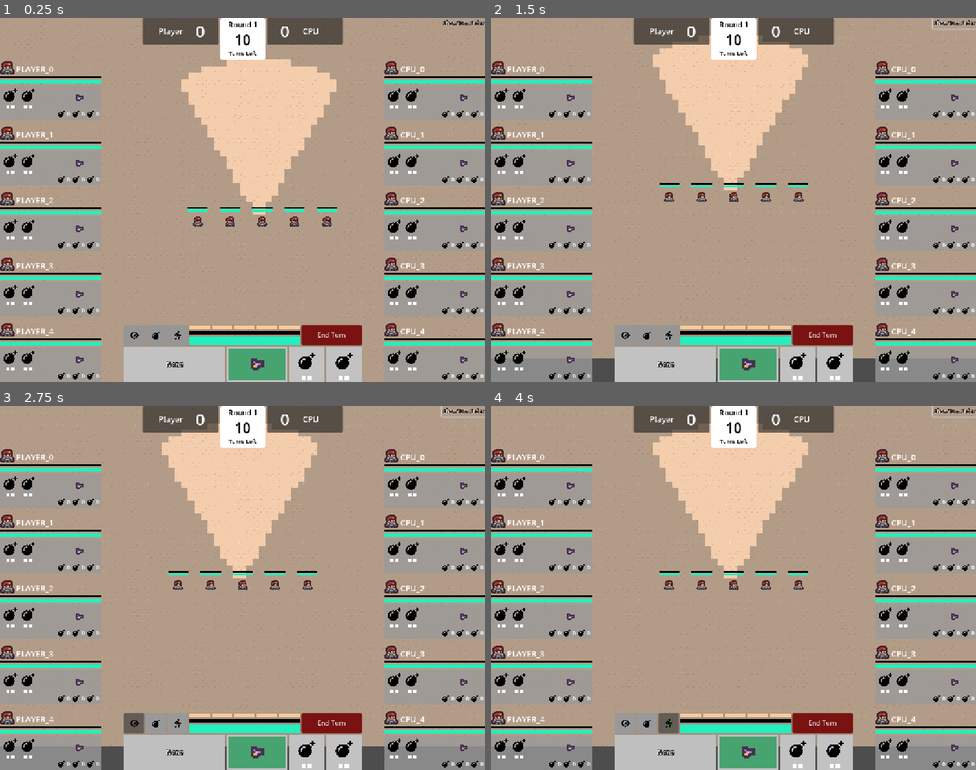
Above: before the commit, frames 1-4 (two rows, left to right).
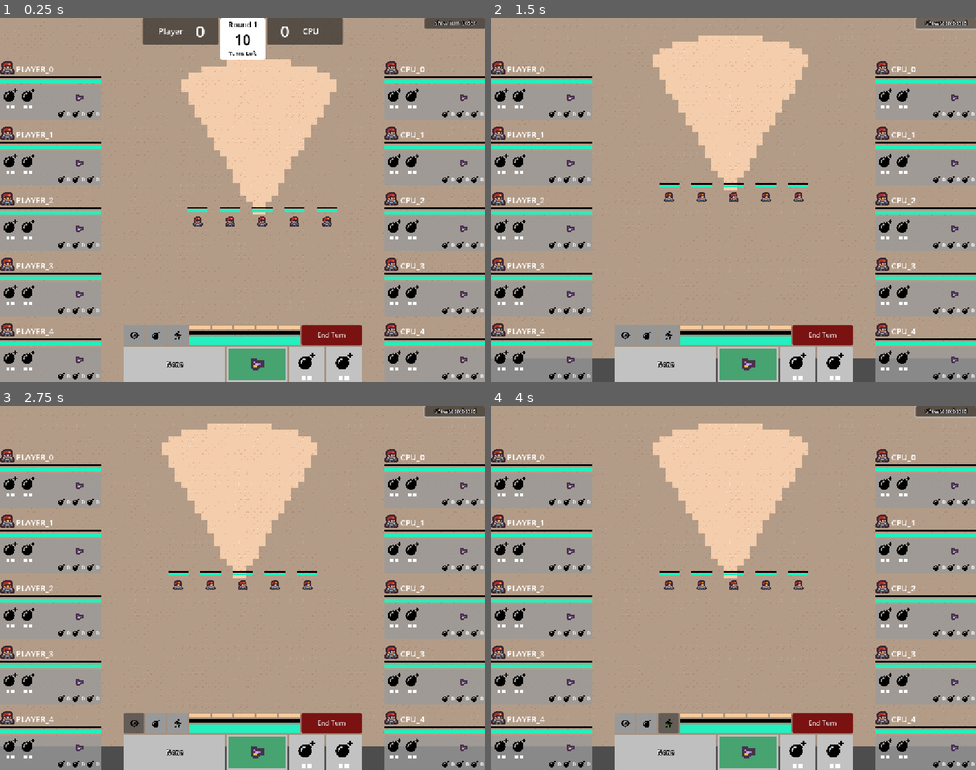
Above: after the commit, the same moments.

Repository: david8zhang/valorant-team-manager-godot
Game: Godot game, scene res://scenes/GameRound.tscn
Same seed, same stepped clock (60 frames per second), same inputs: the game is played once before the commit and once after it.
Inputs (mouse positions are in pixels of both pictures, inside the frame that each line leads up to):
- Up to frame 1 (0.25 s): no input
- Up to frame 2 (1.5 s): click "Show Turn Order" at 0.5 s; click "Show Scoreboard" (after the commit: "Hide Top View") at 1.25 s
- Up to frame 3 (2.75 s): click (135, 722) at 2 s
- Up to frame 4 (4 s): click (646, 722) at 2.75 s; click (670, 722) at 3.5 s

The runs differ from the first frame. In frame 1, 0.4% of the frame differs, in the area x 87-100%, y 0-3%; in frame 2, 3.7%; in frame 3, 3.7%, in the area x 29-100%, y 0-12%; in frame 4, 3.7%.

Commit message:
fix bug, add hide scoreboard logic

Diff:
--- a/codebase/scenes/GameRound.tscn
+++ b/codebase/scenes/GameRound.tscn
@@ -70,6 +70,7 @@
 layout_mode = 1
 
 [node name="ToggleTopView" type="Button" parent="CanvasLayer/Control"]
+custom_minimum_size = Vector2(150, 0)
 layout_mode = 1
 anchors_preset = 1
 anchor_left = 1.0
@@ -80,7 +81,6 @@
 theme_override_constants/outline_size = 5
 theme_override_font_sizes/font_size = 12
 text = "Show Turn Order"
-flat = true
 
 [node name="GameCamera" type="Camera2D" parent="."]
 script = ExtResource("2_twj6c")
--- a/codebase/scripts/CPUAgentController.gd
+++ b/codebase/scripts/CPUAgentController.gd
@@ -48,6 +48,8 @@
 		# Move camera & attack
 		var midpoint_pos = Vector2((selected_agent.global_position.x + target_to_attack.global_position.x) / 2, (selected_agent.global_position.y + target_to_attack.global_position.y) / 2)
 		game_round.game_camera.target_position = midpoint_pos
+		var weapon_to_attack_with = selected_agent.primary_weapon if selected_agent.primary_weapon != null else selected_agent.sidearm_weapon
+		selected_agent.weapon_to_attack_with = weapon_to_attack_with
 		selected_agent.attack_enemy_agent(target_to_attack, true, complete_turn)
 	else:
 		complete_turn()
--- a/codebase/scripts/GameRound.gd
+++ b/codebase/scripts/GameRound.gd
@@ -4,6 +4,12 @@
 enum Side {
 	PLAYER,
 	CPU
+}
+
+enum TopViewState {
+	SCOREBOARD,
+	TURN_QUEUE,
+	HIDDEN
 }
 
 @onready var agent_controller = $PlayerTeam/AgentController as AgentController
@@ -27,6 +33,7 @@
 
 var curr_turn_side = Side.PLAYER
 var is_showing_scoreboard := true
+var top_view_state := TopViewState.SCOREBOARD
 
 func _ready():
 	action_menu.agent_controller = agent_controller
@@ -166,15 +173,20 @@
 	return null
 
 func toggle_top_view():
-	if is_showing_scoreboard:
-		toggle_top_view_button.text = "Show Scoreboard"
-		scoreboard.hide()
-		turn_order_list_view.show()
-	else:
-		toggle_top_view_button.text = "Show Turn Order"
-		scoreboard.show()
-		turn_order_list_view.hide()
-	is_showing_scoreboard = !is_showing_scoreboard
+	match top_view_state:
+		TopViewState.SCOREBOARD:
+			toggle_top_view_button.text = "Hide Top View"
+			scoreboard.hide()
+			turn_order_list_view.show()
+			top_view_state = TopViewState.TURN_QUEUE
+		TopViewState.TURN_QUEUE:
+			toggle_top_view_button.text = "Show Scoreboard"
+			turn_order_list_view.hide()
+			top_view_state = TopViewState.HIDDEN
+		TopViewState.HIDDEN:
+			toggle_top_view_button.text = "Show Turn Order"
+			scoreboard.show()
+			top_view_state = TopViewState.SCOREBOARD
 
 func get_turn_queue_agents():
 	return turn_queue.map(func (agent_name): return get_agent_for_name(agent_name))
